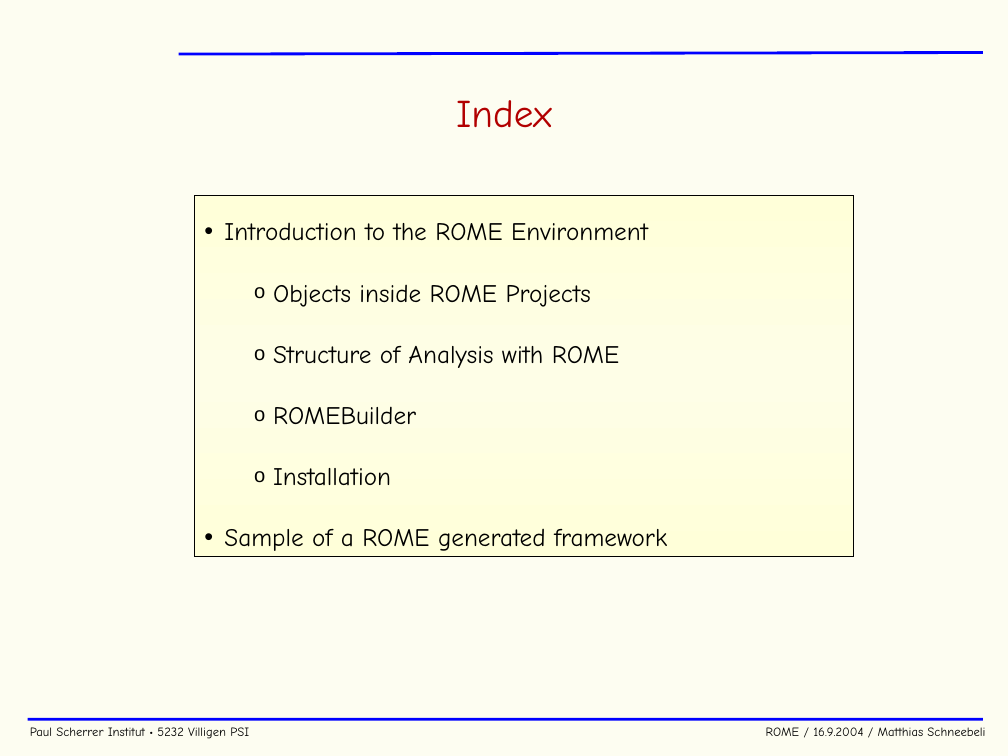
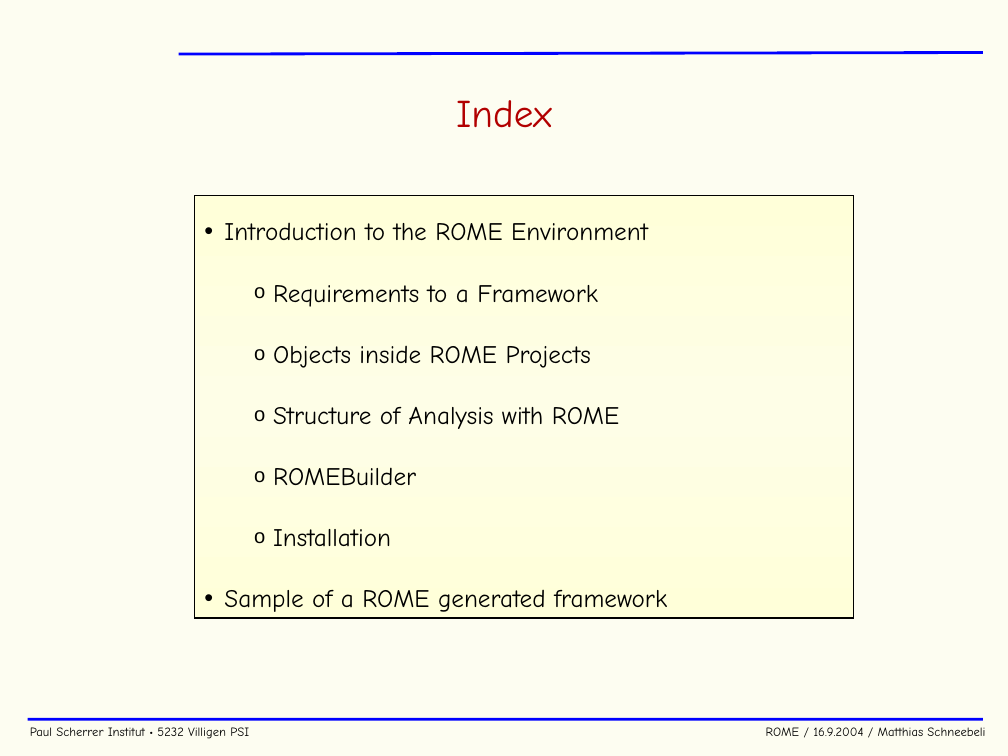
Before and after one commit to cjpl/rome, a slide deck: slide 3 of documentation/ROME.ppt. Drawn at 1008x756 pixels with LibreOffice and Linux fonts; fonts in the diff are those of the drawing; background and template pictures are left out. Boxes give left, top, right and bottom in pixels: in the first picture for what was removed or moved away, otherwise in the second. Text is boxed around its words. In the diff, an @@ line names an element or a change of style, - is before the commit and + after.

Commit message:
Talk updated

```diff
--- a/documentation/ROME.ppt
+++ b/documentation/ROME.ppt
@@ rectangle "Introduction to the ROME Environment": place and size @@
-rectangle "Introduction to the ROME Environment" at [195,196,854,556]
+rectangle "Introduction to the ROME Environment" at [195,196,854,618]
@@ text in rectangle at [273,285,598,307]: paragraph added @@
+  o Requirements to a Framework
```
Also in this commit, not shown: 4 other slides changed, 7 slides added, 7 slides removed.
